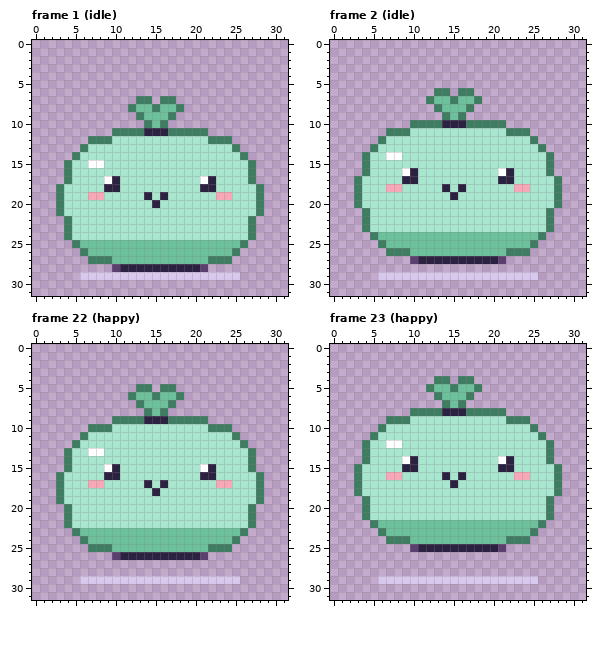
A pixel-art file gets an edit: art/characters/nature/sprig.aseprite. Above is the file before it was changed.
32x32 pixels, 36 frames. Shown: frame 1 (idle), frame 2 (idle), frame 22 (happy), frame 23 (happy). The commit also changed other frames, which this record leaves out.
And afterwards:
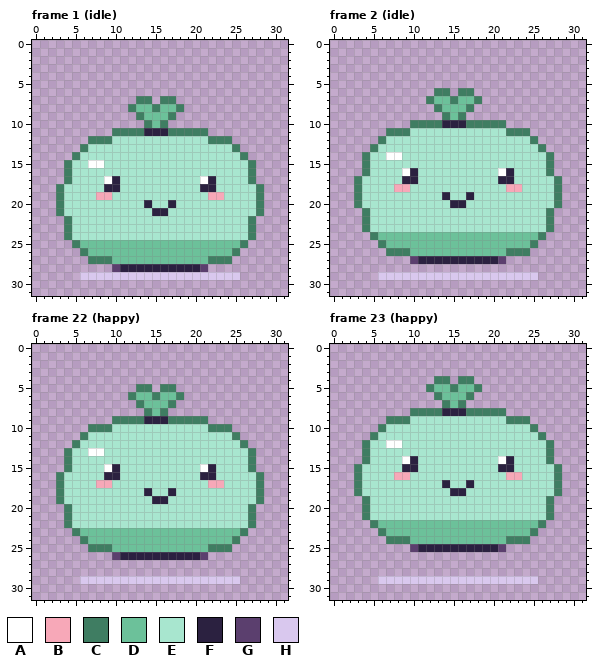
Palette (. is transparent): A #ffffff  B #f7a8b8  C #3f7d62  D #6cc19a  E #a8e6cf  F #2b2140  G #5b3f6e  H #d9c8ee
Difference:
layer "face" added
Frame 1 (idle), layers "face", "pet":
The edit turns colour E into colour B in row 19 at x 9 and 22.
The edit turns colour B into colour E in row 19 at x 7 and 24.
The edit turns colour F into colour E in row 19 at x 14 and 16; in row 20 at x 15.
The edit turns colour E into colour F in row 20 at x 14 and 17; in row 21 at x 15 to 16.
Frame 2 (idle), layers "face", "pet":
The edit turns colour E into colour B in row 18 at x 9 and 22.
The edit turns colour B into colour E in row 18 at x 7 and 24.
The edit turns colour F into colour E in row 18 at x 14 and 16; in row 19 at x 15.
The edit turns colour E into colour F in row 19 at x 14 and 17; in row 20 at x 15 to 16.
Frame 22 (happy), layers "face", "pet":
The edit turns colour E into colour B in row 17 at x 9 and 22.
The edit turns colour B into colour E in row 17 at x 7 and 24.
The edit turns colour F into colour E in row 17 at x 14 and 16; in row 18 at x 15.
The edit turns colour E into colour F in row 18 at x 14 and 17; in row 19 at x 15 to 16.
Frame 23 (happy), layers "face", "pet":
The edit turns colour E into colour B in row 16 at x 9 and 22.
The edit turns colour B into colour E in row 16 at x 7 and 24.
The edit turns colour F into colour E in row 16 at x 14 and 16; in row 17 at x 15.
The edit turns colour E into colour F in row 17 at x 14 and 17; in row 18 at x 15 to 16.
Boxes around the changes in both pictures, in picture pixels (x1, y1, x2, y2):
changed: (88, 192, 176, 216)
changed: (208, 192, 232, 200)
changed: (386, 184, 474, 208)
changed: (506, 184, 530, 192)
changed: (88, 480, 176, 504)
changed: (208, 480, 232, 488)
changed: (386, 472, 474, 496)
changed: (506, 472, 530, 480)
